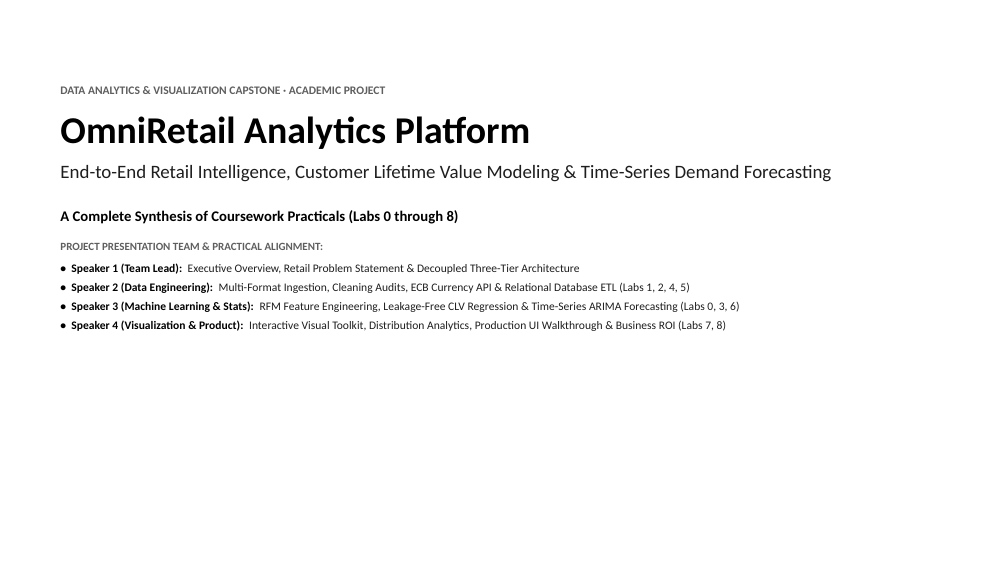
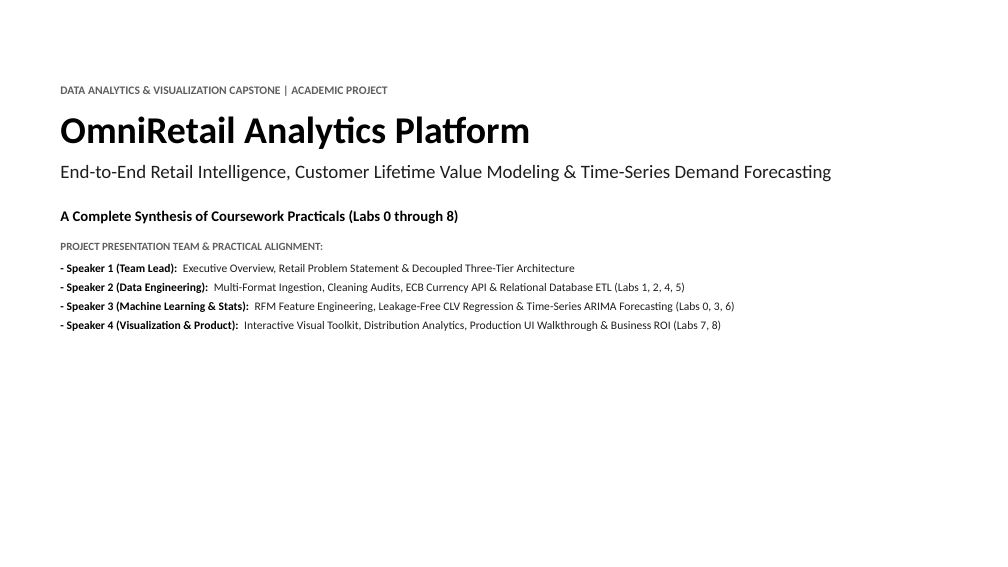
Before and after one commit to Shlok-Dwivedi/OmniRetail, a slide deck: slide 1 of docs/OmniRetail_Presentation.pptx. Drawn at 1008x567 pixels with LibreOffice and Linux fonts; fonts in the diff are those of the drawing. Boxes give left, top, right and bottom in pixels: in the first picture for what was removed or moved away, otherwise in the second. Text is boxed around its words. In the diff, an @@ line names an element or a change of style, - is before the commit and + after.

```diff
--- a/docs/OmniRetail_Presentation.pptx
+++ b/docs/OmniRetail_Presentation.pptx
@@ text at [60, 86, 388, 94]: text changed @@
-DATA ANALYTICS & VISUALIZATION CAPSTONE · ACADEMIC PROJECT
+DATA ANALYTICS & VISUALIZATION CAPSTONE | ACADEMIC PROJECT
@@ text at [67, 263, 734, 331]: text changed @@
-• Speaker 1 (Team Lead): Executive Overview, Retail Problem Statement & Decoupled Three-Tier Architecture
-• Speaker 2 (Data Engineering): Multi-Format Ingestion, Cleaning Audits, ECB Currency API & Relational Database ETL (Labs 1, 2, 4, 5)
-• Speaker 3 (Machine Learning & Stats): RFM Feature Engineering, Leakage-Free CLV Regression & Time-Series ARIMA Forecasting (Labs 0, 3, 6)
-• Speaker 4 (Visualization & Product): Interactive Visual Toolkit, Distribution Analytics, Production UI Walkthrough & Business ROI (Labs 7, 8)
+- Speaker 1 (Team Lead): Executive Overview, Retail Problem Statement & Decoupled Three-Tier Architecture
+- Speaker 2 (Data Engineering): Multi-Format Ingestion, Cleaning Audits, ECB Currency API & Relational Database ETL (Labs 1, 2, 4, 5)
+- Speaker 3 (Machine Learning & Stats): RFM Feature Engineering, Leakage-Free CLV Regression & Time-Series ARIMA Forecasting (Labs 0, 3, 6)
+- Speaker 4 (Visualization & Product): Interactive Visual Toolkit, Distribution Analytics, Production UI Walkthrough & Business ROI (Labs 7, 8)
```
Also in this commit, not shown: 9 other slides changed.
